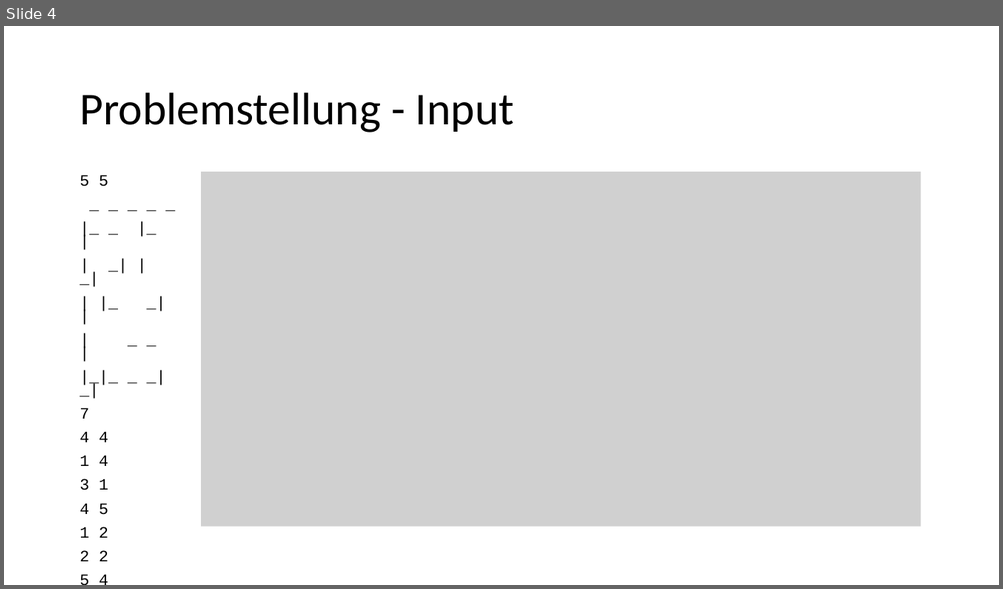
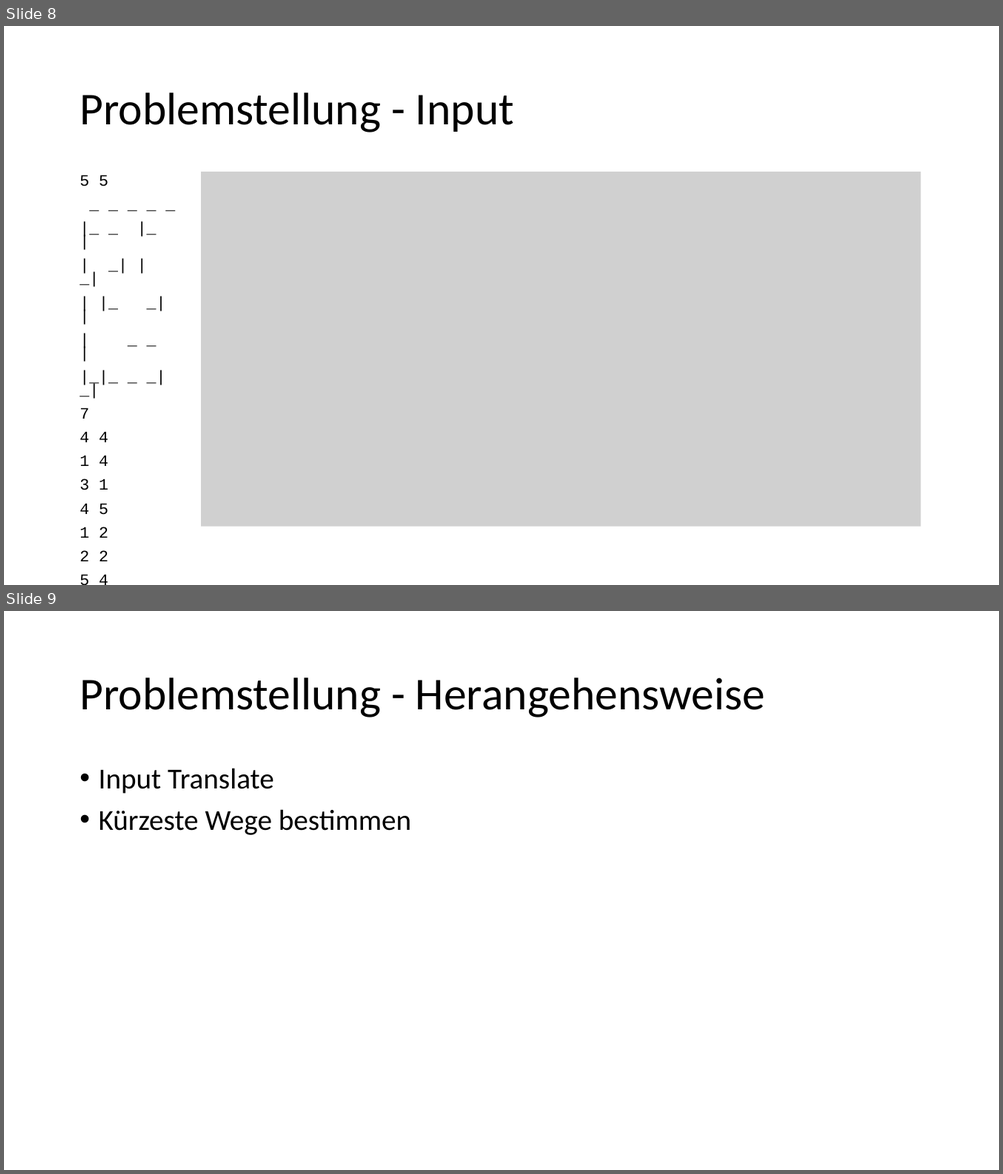
Before and after one commit to EiS94/Programmierwettbewerb, a slide deck: Präsentation/Präsentation.pptx. Shown one above the other, each under a label of ours: slide 4 before the commit, slides 8 and 9 after it. The pictures are 1003x589 and 1003x1174 pixels, drawn with LibreOffice and Linux fonts; fonts in the diff are those of the drawing; grey boxes stand for pictures. Boxes give left, top, right and bottom in pixels: in the first picture for what was removed or moved away, otherwise in the second. Text is boxed around its words. In the diff, an @@ line names an element or a change of style, - is before the commit and + after.

```diff
--- a/Präsentation/Präsentation.pptx
+++ b/Präsentation/Präsentation.pptx
@@ slide 9 added at [4,611,999,1170], background #FFFFFF @@
@@ title added at [79,678,765,718], 44 pt, text #000000 @@
+Problemstellung - Herangehensweise
@@ text added at [99,768,411,835], 28 pt, text #000000 @@
+• Input Translate
+• Kürzeste Wege bestimmen
@@ what was slide 4 is now slide 8 @@
```
Also in this commit, not shown: 3 slides changed, 15 other slides added.
